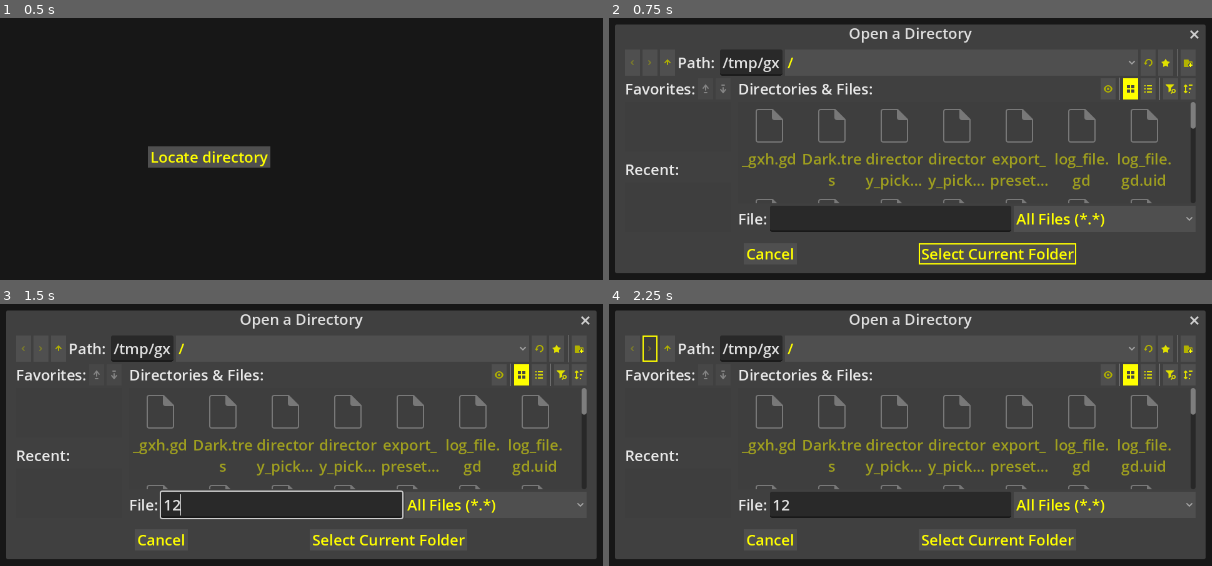
Above: before the commit, frames 1-4 (two rows, left to right).
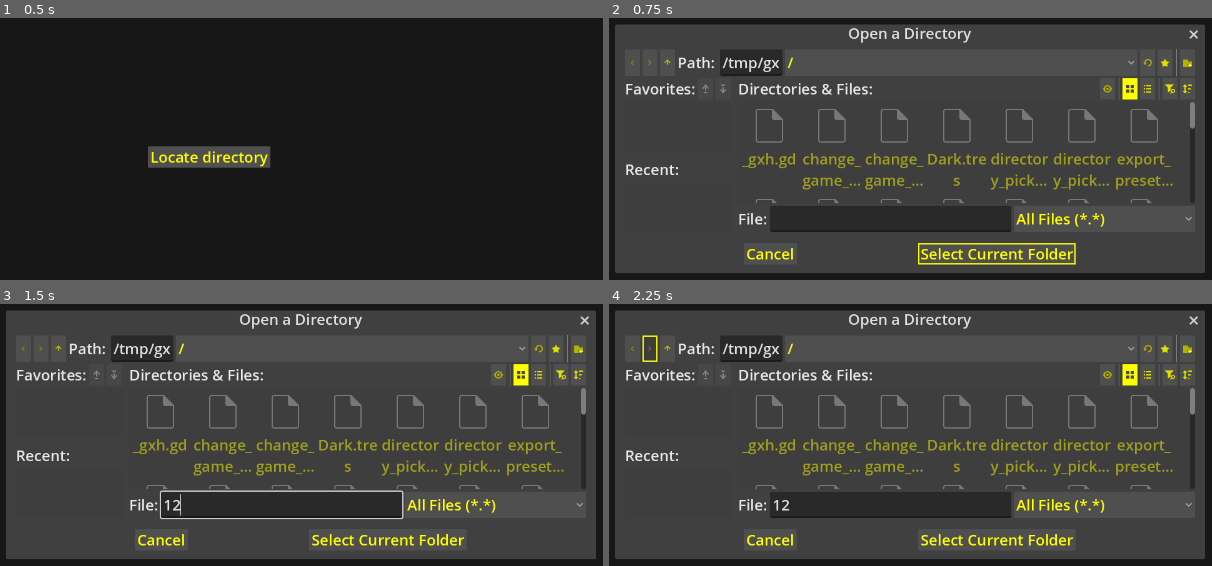
Above: after the commit, the same moments.

Repository: l1chorpe/cyberpunk-log-viewer
Game: Godot game, scene res://MainWindow.tscn
Two runs of this game, one before a commit and one after it. Both use one fixed random seed, a clock stepped at 60 frames per second and the inputs below.
Inputs (mouse positions are in pixels of both pictures, inside the frame that each line leads up to):
- Up to frame 1 (0.5 s): no input
- Up to frame 2 (0.75 s): click "Locate directory" at 0.5 s
- Up to frame 3 (1.5 s): click (283, 505) at 1.27 s; type "12" at 1.35 s
- Up to frame 4 (2.25 s): click (651, 348) at 2 s

Frame 1 is identical in both runs. In frame 2, 3.4% of the frame differs, in the area x 32-100%, y 3-97%; in frame 3, 3.4%; in frame 4, 3.4%.

Commit message:
feat: added "change game location" button

Diff:
--- a/MainWindow.tscn
+++ b/MainWindow.tscn
@@ -7,6 +7,7 @@
 [ext_resource type="Script" uid="uid://blxct11hjh724" path="res://view_logs_button.gd" id="3_3ygwi"]
 [ext_resource type="PackedScene" uid="uid://bgrsbih7no468" path="res://log_file_list.tscn" id="4_l4su8"]
 [ext_resource type="Script" uid="uid://bn476lkoin1uo" path="res://view_log_button.gd" id="5_l4su8"]
+[ext_resource type="Script" uid="uid://dimks6a5451b3" path="res://change_game_loc_button.gd" id="8_4y1g4"]
 
 [node name="MainWindow" type="Control"]
 layout_mode = 3
@@ -104,3 +105,9 @@
 disabled = true
 text = "View log"
 script = ExtResource("5_l4su8")
+
+[node name="ChangeGameLocButton" type="Button" parent="LogFileListContainer/VBoxContainer"]
+layout_mode = 2
+size_flags_horizontal = 4
+text = "Change game location"
+script = ExtResource("8_4y1g4")
--- /dev/null
+++ b/change_game_loc_button.gd
@@ -0,0 +1,9 @@
+extends Button
+
+
+func _ready() -> void:
+    pressed.connect(_button_pressed)
+
+func _button_pressed() -> void:
+    %LogFileListContainer.hide()
+    %DirectorySelection.show()
Not shown: 1 places in MainWindow.tscn that only renumber resources
Not shown, added: change_game_loc_button.gd.uid
